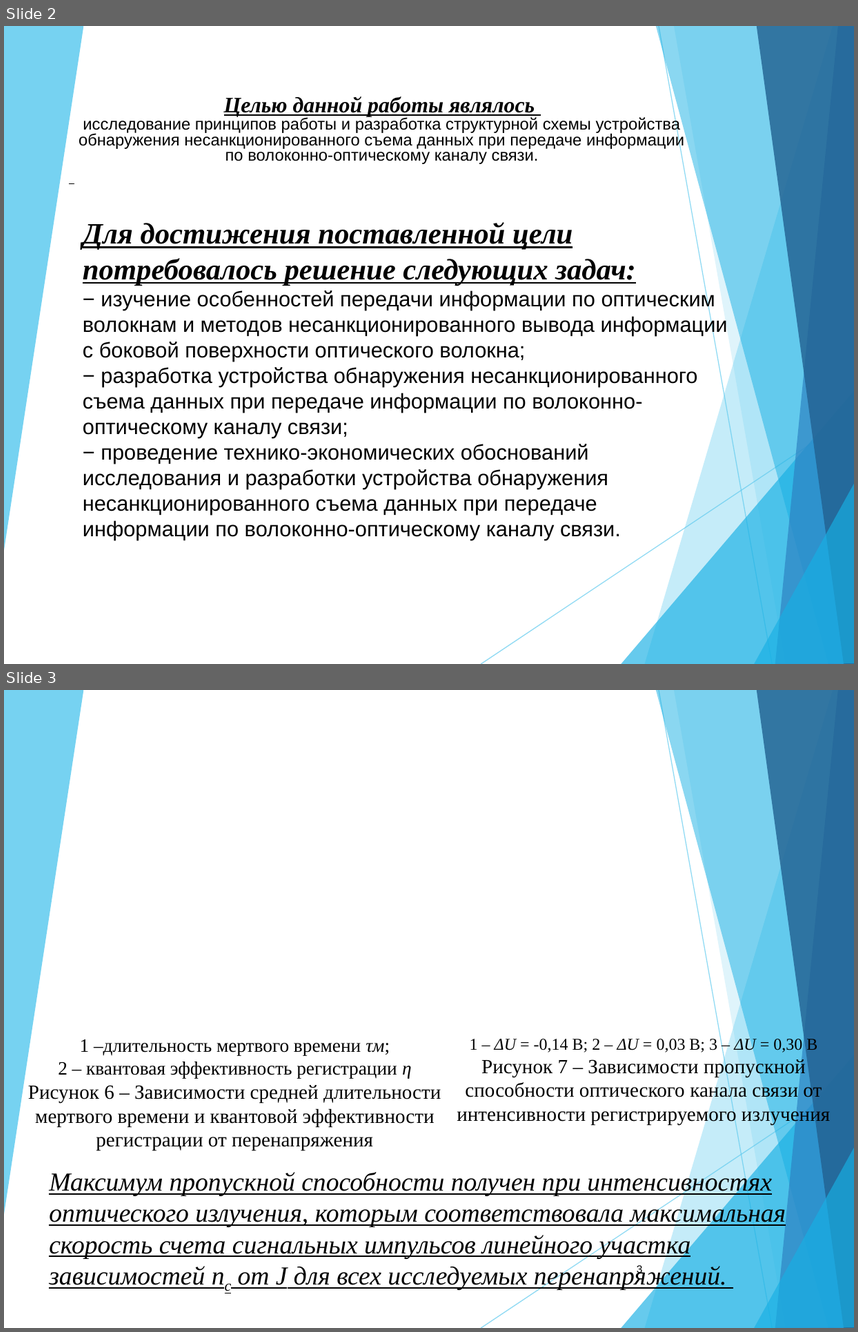
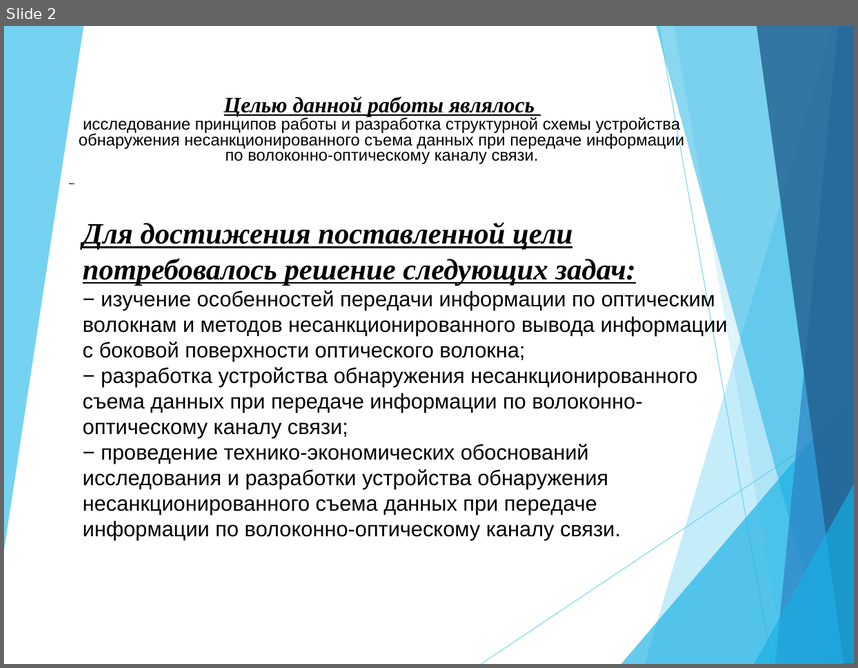
Before and after one commit to blackPrincess31/My_diplom, a slide deck: Доклад.ppt. Shown one above the other, each under a label of ours: slides 2 and 3 before the commit, slide 2 after it. The pictures are 858x1332 and 858x668 pixels, drawn with LibreOffice and Linux fonts; fonts in the diff are those of the drawing. Boxes give left, top, right and bottom in pixels: in the first picture for what was removed or moved away, otherwise in the second. Text is boxed around its words. In the diff, an @@ line names an element or a change of style, - is before the commit and + after.

```diff
--- a/Доклад.ppt
+++ b/Доклад.ppt
@@ slide 3 removed at (4, 690, 854, 1328), background #FFFFFF; not listed: 10 template elements that a slide beside it also shows @@
@@ text removed at (28, 1039, 441, 1150) @@
-1 –длительность мертвого времени τм;
-2 – квантовая эффективность регистрации η
-Рисунок 6 – Зависимости средней длительности мертвого времени и квантовой эффективности регистрации от перенапряжения
@@ text removed at (457, 1036, 830, 1125) @@
-1 – ΔU = -0,14 В; 2 – ΔU = 0,03 В; 3 – ΔU = 0,30 В
-Рисунок 7 – Зависимости пропускной способности оптического канала связи от интенсивности регистрируемого излучения
@@ text removed at (49, 1170, 786, 1290) @@
-Максимум пропускной способности получен при интенсивностях оптического излучения, которым соответствовала максимальная скорость счета сигнальных импульсов линейного участка зависимостей nc от J для всех исследуемых перенапряжений.
@@ page number removed at (637, 1265, 643, 1275) @@
-3
```
Also in this commit, not shown: 1 slide added, 3 other files.
